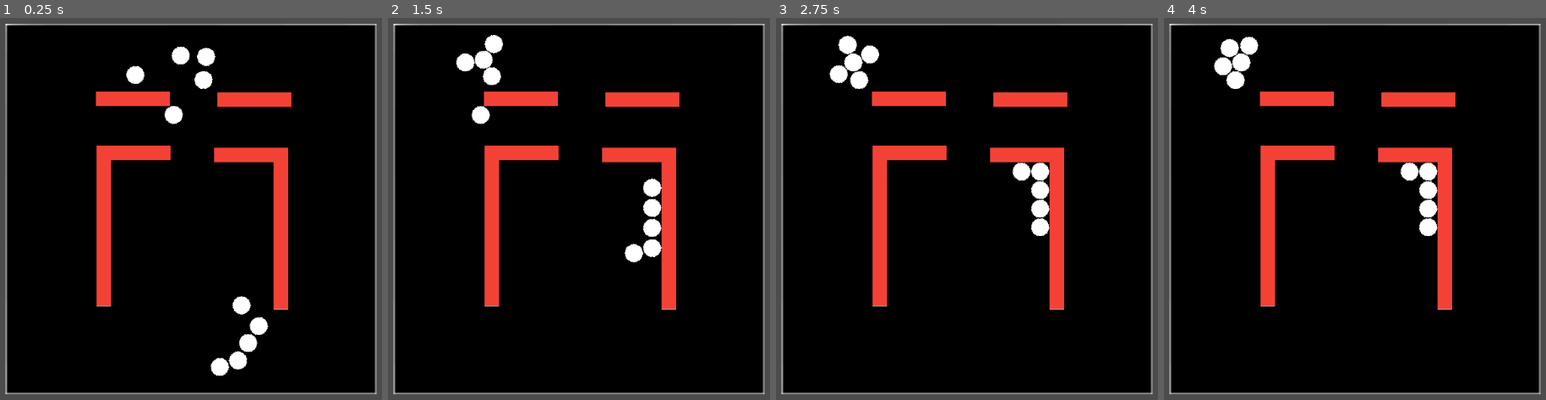
Above: before the commit, frames 1-4 (left to right).
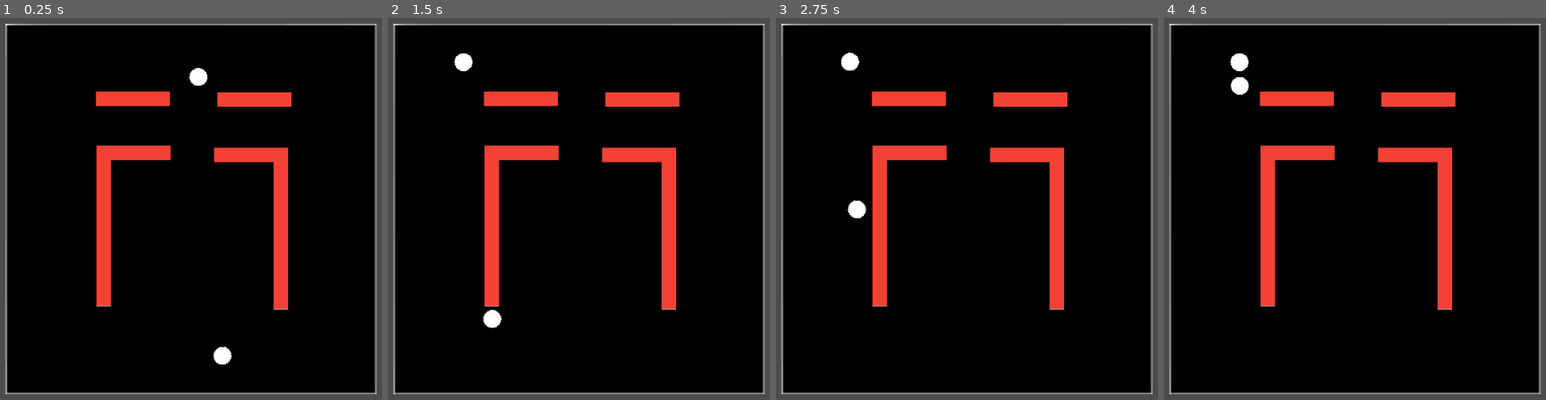
Above: after the commit, the same moments.

Repository: sisipun/CybersportManager
Game: Godot game, scene res://script/ui.tscn
Same seed, same stepped clock (60 frames per second), same inputs: the game is played once before the commit and once after it.
Inputs:
- Up to frame 1 (0.25 s): no input
- Up to frame 2 (1.5 s): no input
- Up to frame 3 (2.75 s): no input
- Up to frame 4 (4 s): no input

The runs differ from the first frame. In frame 1, 2.0% of the frame differs, in the area x 32-71%, y 7-94%; in frame 2, 1.9%; in frame 3, 2.0%, in the area x 13-72%, y 4-58%; in frame 4, 1.8%.

Commit message:
Add Navigation nodes

Diff:
--- a/game/script/base/match/base_match.gd
+++ b/game/script/base/match/base_match.gd
@@ -22,6 +22,9 @@
 			player.init(team, _i)
 			map.add_player(player)
 
+	for controller in team_controllers.values():
+		controller.before_start(map)
+
 
 func _process(_delta: float) -> void:
 	for controller in team_controllers.values():
--- a/game/script/base/match/map/base_map.gd
+++ b/game/script/base/match/map/base_map.gd
@@ -1,6 +1,8 @@
 class_name BaseMap
 extends Node
 
+
+export (NodePath) onready var navigation = get_node(navigation) as Navigation2D
 
 var players: Dictionary = {}
 
@@ -11,9 +13,8 @@
 
 	var team_players: Array = players[player.team]
 	var player_position: Vector2 = get_starting_position(player)
-	player.position = player_position
-	player.move_to(player_position)
-	add_child(player)
+	player.global_position = player_position
+	navigation.add_child(player)
 	team_players.append(player)
 
 
--- a/game/script/base/match/player/base_player.gd
+++ b/game/script/base/match/player/base_player.gd
@@ -2,4 +2,6 @@
 extends KinematicBody2D
 
 
+export (NodePath) onready var navigation_agent = get_node(navigation_agent) as NavigationAgent2D
+
 var team: int = -1
--- a/game/script/base/match/player/base_player_controller.gd
+++ b/game/script/base/match/player/base_player_controller.gd
@@ -5,5 +5,9 @@
 var team: int = -1
 
 
+func before_start(_map: BaseMap) -> void:
+	pass
+
+
 func process(_map: BaseMap) -> void:
 	pass
--- a/game/script/tactical_fps/match/map/instance/tactical_fps_map_dust.tscn
+++ b/game/script/tactical_fps/match/map/instance/tactical_fps_map_dust.tscn
@@ -1,49 +1,57 @@
-[gd_scene load_steps=5 format=2]
+[gd_scene load_steps=6 format=2]
 
 [ext_resource path="res://script/tactical_fps/match/map/tactical_fps_map.tscn" type="PackedScene" id=1]
 [ext_resource path="res://script/tactical_fps/match/map/tactical_fps_plant_zone.tscn" type="PackedScene" id=2]
 [ext_resource path="res://script/tactical_fps/match/map/tactical_fps_starting_position.tscn" type="PackedScene" id=3]
 [ext_resource path="res://script/tactical_fps/match/map/tactical_fps_wall.tscn" type="PackedScene" id=4]
 
+[sub_resource type="NavigationPolygon" id=1]
+vertices = PoolVector2Array( 272, -276, 272, -184, -153, -190, -270, -274, -265, 268, -160, 158, 275, 269, 275, 166 )
+polygons = [ PoolIntArray( 0, 1, 2, 3 ), PoolIntArray( 4, 3, 2, 5 ), PoolIntArray( 6, 4, 5, 7 ) ]
+outlines = [ PoolVector2Array( 275, 166, 275, 269, -265, 268, -270, -274, 272, -276, 272, -184, -153, -190, -160, 158 ) ]
+
 [node name="Map" instance=ExtResource( 1 )]
 starting_position_nodes = [ NodePath("BlueStartingPosition"), NodePath("RedStartingPosition") ]
 plant_zone_nodes = [ NodePath("ZoneA"), NodePath("ZoneB") ]
 
-[node name="RedStartingPosition" parent="." index="2" instance=ExtResource( 3 )]
+[node name="NavigationPolygonInstance" type="NavigationPolygonInstance" parent="Navigation" index="0"]
+navpoly = SubResource( 1 )
+
+[node name="RedStartingPosition" parent="." index="3" instance=ExtResource( 3 )]
 position = Vector2( 33, 223 )
 
-[node name="BlueStartingPosition" parent="." index="3" instance=ExtResource( 3 )]
+[node name="BlueStartingPosition" parent="." index="4" instance=ExtResource( 3 )]
 position = Vector2( -2, -186 )
 team = 1
 
-[node name="ZoneA" parent="." index="4" instance=ExtResource( 2 )]
+[node name="ZoneA" parent="." index="5" instance=ExtResource( 2 )]
 position = Vector2( -176, -223 )
 scale = Vector2( 2, 2 )
 
-[node name="ZoneB" parent="." index="5" instance=ExtResource( 2 )]
+[node name="ZoneB" parent="." index="6" instance=ExtResource( 2 )]
 position = Vector2( 185, -206 )
 scale = Vector2( 2, 2 )
 
-[node name="Wall" parent="." index="6" instance=ExtResource( 4 )]
+[node name="Wall" parent="." index="7" instance=ExtResource( 4 )]
 position = Vector2( -132, 35 )
 scale = Vector2( 0.1, 1 )
 
-[node name="Wall5" parent="." index="7" instance=ExtResource( 4 )]
+[node name="Wall5" parent="." index="8" instance=ExtResource( 4 )]
 position = Vector2( 136, 40 )
 scale = Vector2( 0.1, 1 )
 
-[node name="Wall2" parent="." index="8" instance=ExtResource( 4 )]
+[node name="Wall2" parent="." index="9" instance=ExtResource( 4 )]
 position = Vector2( -87, -85 )
 scale = Vector2( 0.5, 0.1 )
 
-[node name="Wall6" parent="." index="9" instance=ExtResource( 4 )]
+[node name="Wall6" parent="." index="10" instance=ExtResource( 4 )]
 position = Vector2( 91, -82 )
 scale = Vector2( 0.5, 0.1 )
 
-[node name="Wall3" parent="." index="10" instance=ExtResource( 4 )]
+[node name="Wall3" parent="." index="11" instance=ExtResource( 4 )]
 position = Vector2( -88, -167 )
 scale = Vector2( 0.5, 0.1 )
 
-[node name="Wall4" parent="." index="11" instance=ExtResource( 4 )]
+[node name="Wall4" parent="." index="12" instance=ExtResource( 4 )]
 position = Vector2( 96, -166 )
 scale = Vector2( 0.5, 0.1 )
--- a/game/script/tactical_fps/match/map/tactical_fps_map.gd
+++ b/game/script/tactical_fps/match/map/tactical_fps_map.gd
@@ -1,6 +1,5 @@
 class_name TacticalFpsMap
 extends BaseMap
-
 
 export (Array, NodePath) var starting_position_nodes: Array = []
 export (Array, NodePath) var plant_zone_nodes: Array = []
--- a/game/script/tactical_fps/match/map/tactical_fps_map.tscn
+++ b/game/script/tactical_fps/match/map/tactical_fps_map.tscn
@@ -8,6 +8,7 @@
 
 [node name="Map" type="Area2D"]
 script = ExtResource( 3 )
+navigation = NodePath("Navigation")
 
 [node name="Shape" type="CollisionShape2D" parent="."]
 shape = SubResource( 1 )
@@ -15,3 +16,5 @@
 [node name="Background" type="Sprite" parent="."]
 scale = Vector2( 2.5, 2.5 )
 texture = ExtResource( 4 )
+
+[node name="Navigation" type="Navigation2D" parent="."]
--- a/game/script/tactical_fps/match/map/tactical_fps_plant_zone.gd
+++ b/game/script/tactical_fps/match/map/tactical_fps_plant_zone.gd
@@ -1,17 +1,2 @@
 class_name TacticalFpsPlantZone
 extends Area2D
-
-
-# Declare member variables here. Examples:
-# var a = 2
-# var b = "text"
-
-
-# Called when the node enters the scene tree for the first time.
-func _ready():
-	pass # Replace with function body.
-
-
-# Called every frame. 'delta' is the elapsed time since the previous frame.
-#func _process(delta):
-#	pass
--- a/game/script/tactical_fps/match/player/tactical_fps_player.gd
+++ b/game/script/tactical_fps/match/player/tactical_fps_player.gd
@@ -6,7 +6,7 @@
 
 export (float) var speed: float = 150.0
 
-var target: Vector2 = Vector2.ZERO
+var target: TacticalFpsPlantZone = null
 var player_number: int = -1
 
 
@@ -16,12 +16,15 @@
 
 
 func _physics_process(_delta: float) -> void:
-	var direction: Vector2 = target - position
-	if direction.length() > TARGET_EPSILON:
-		direction = direction.normalized()
-		# warning-ignore:return_value_discarded
-		move_and_slide(speed * direction)
+	if navigation_agent.is_navigation_finished():
+		return
+
+	navigation_agent.set_target_location(target.global_position)
+	var direction: Vector2 = global_position.direction_to(navigation_agent.get_next_location())
+	var _velocity = speed * direction
+	navigation_agent.set_velocity(_velocity)
+	_velocity = move_and_slide(_velocity)
 
 
-func move_to(position: Vector2) -> void:
-	target = position
+func move_to(_target: TacticalFpsPlantZone) -> void:
+	target = _target
--- a/game/script/tactical_fps/match/player/tactical_fps_player.tscn
+++ b/game/script/tactical_fps/match/player/tactical_fps_player.tscn
@@ -8,6 +8,7 @@
 
 [node name="Player" type="KinematicBody2D"]
 script = ExtResource( 1 )
+navigation_agent = NodePath("NavigationAgent2D")
 
 [node name="Shape" type="CollisionShape2D" parent="."]
 shape = SubResource( 1 )
@@ -15,3 +16,5 @@
 [node name="Sprite" type="Sprite" parent="."]
 scale = Vector2( 0.05, 0.05 )
 texture = ExtResource( 2 )
+
+[node name="NavigationAgent2D" type="NavigationAgent2D" parent="."]
--- a/game/script/tactical_fps/match/player/tactical_fps_player_controller.gd
+++ b/game/script/tactical_fps/match/player/tactical_fps_player_controller.gd
@@ -9,11 +9,11 @@
 	team = _team
 
 
-func process(map: BaseMap) -> void:
+func before_start(map: BaseMap) -> void:
 	var tactical_fps_map: TacticalFpsMap = map as TacticalFpsMap
 	if not target_plant_zone:
 		target_plant_zone = tactical_fps_map.plant_zones[randi() % len(tactical_fps_map.plant_zones)]
 	var players: Array = map.players[team]
 	for player in players:
 		var tactical_fps_player: TacticalFpsPlayer = player as TacticalFpsPlayer
-		tactical_fps_player.move_to(target_plant_zone.position)
+		tactical_fps_player.move_to(target_plant_zone)
--- a/game/script/tactical_fps/match/tactical_fps_match.gd
+++ b/game/script/tactical_fps/match/tactical_fps_match.gd
@@ -3,4 +3,4 @@
 
 
 func _ready() -> void:
-	.init(TacticalFpsTeam.Side.values(), 5)
+	.init(TacticalFpsTeam.Side.values(), 1)
